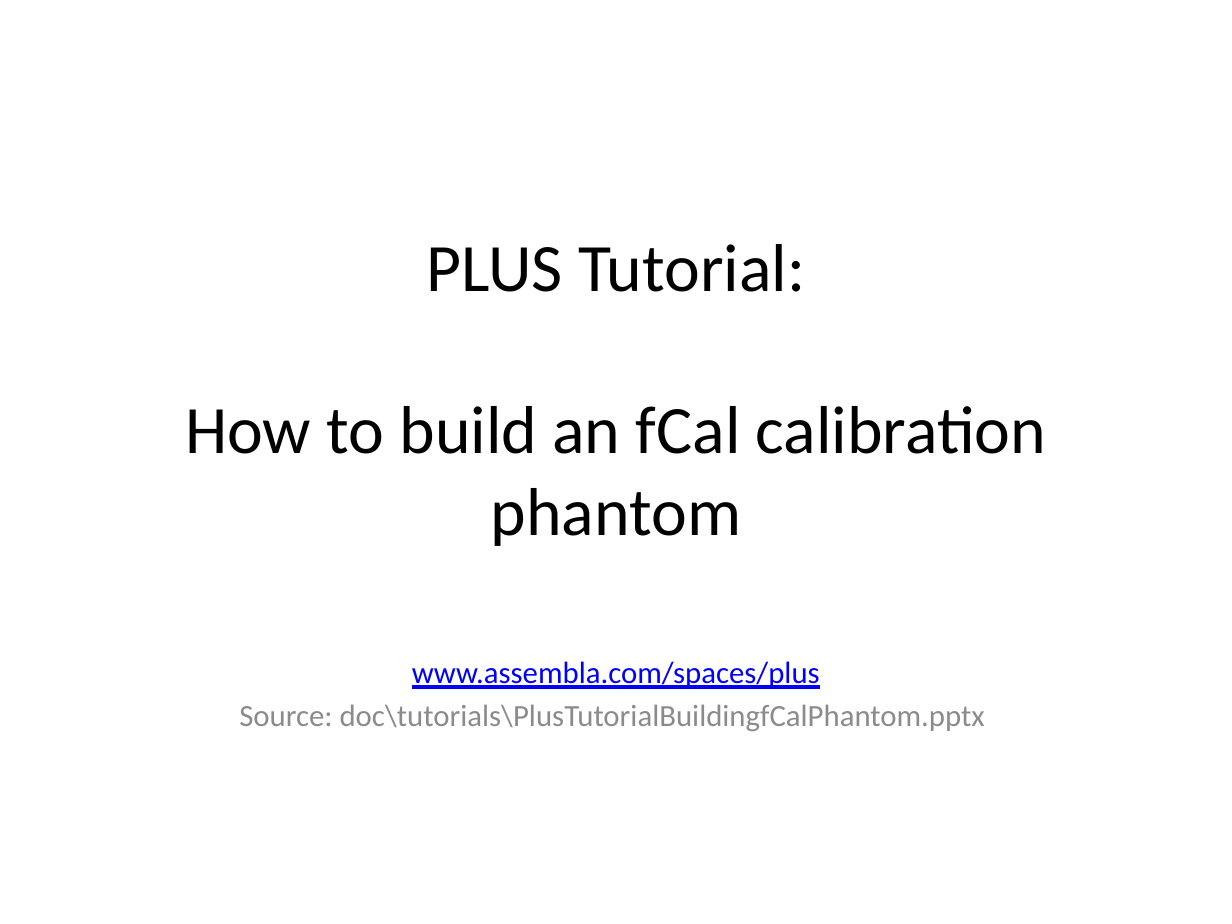
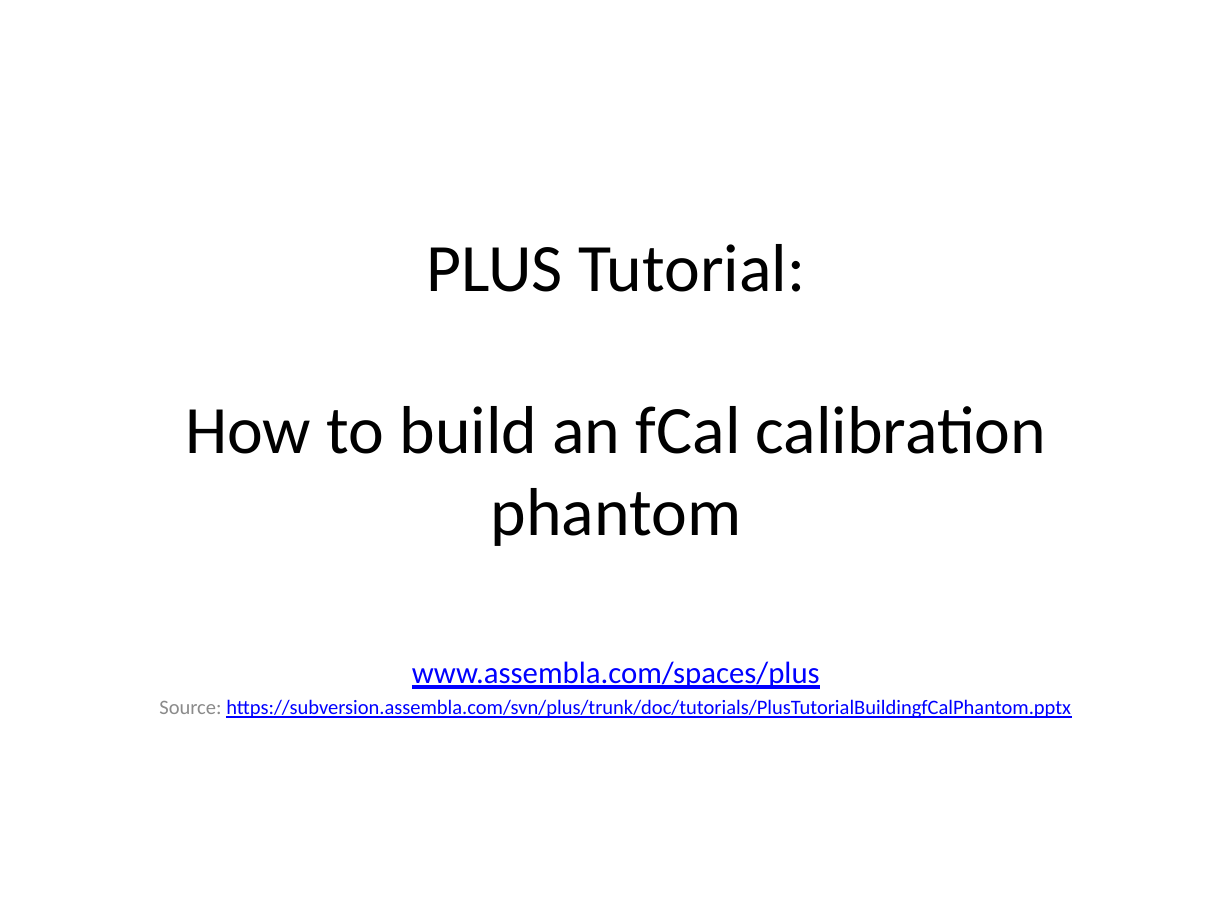
Before and after one commit to thewtex/Plus, a slide deck: slide 1 of doc/tutorials/PlusTutorialBuildingfCalPhantom.pptx. Drawn at 1232x924 pixels with LibreOffice and Linux fonts; fonts in the diff are those of the drawing. Boxes give left, top, right and bottom in pixels: in the first picture for what was removed or moved away, otherwise in the second. Text is boxed around its words. In the diff, an @@ line names an element or a change of style, - is before the commit and + after.

```diff
--- a/doc/tutorials/PlusTutorialBuildingfCalPhantom.pptx
+++ b/doc/tutorials/PlusTutorialBuildingfCalPhantom.pptx
@@ subtitle "www.assembla.com/spaces/plus": place and size @@
-subtitle "www.assembla.com/spaces/plus" at [239, 661, 985, 731]
+subtitle "www.assembla.com/spaces/plus" at [159, 661, 1071, 718]
@@ subtitle at [159, 699, 1071, 718]: text changed; size 18 to 12 pt; text colour #8C8C8C to #0000FF @@
-Source: doc\tutorials\PlusTutorialBuildingfCalPhantom.pptx
+Source: https://subversion.assembla.com/svn/plus/trunk/doc/tutorials/PlusTutorialBuildingfCalPhantom.pptx
```
Also in this commit, not shown: 2 other slides changed, 2 other files.
